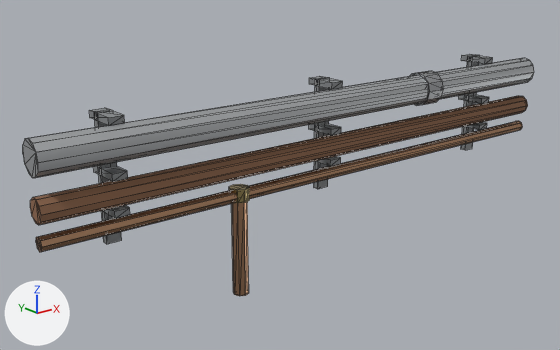
Before and after pictures for a commit that changed the FBX model unity/HorrorGame/Assets/Models/Dressing/Dress_PipeRun_Wall.fbx.
Camera for both pictures: a 50 mm lens placed at (-2.07, -2.36, 2.88), pointed at (-0.15, 0.03, 1.92). Every picture has the same lights, and +X, +Y and +Z are marked at lower left. The first picture is the older version. Mesh edges are drawn as thin lines.

Names of what the first picture shows: 'Dress_PipeRun_Wall'.
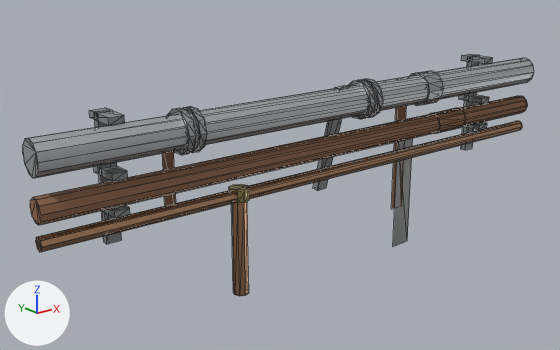
Where the change shows, as pixel boxes (x1, y1, x2, y2) in the pictures (560 x 350 px):
part 1 of me_cylinder, added
    after: (167, 108, 196, 155)
part 2 of me_cylinder, added
    after: (182, 106, 207, 153)
part 3 of me_cylinder, added
    after: (347, 80, 376, 119)
part 4 of me_cylinder, added
    after: (361, 79, 383, 118)
part 5 of me_cylinder, added (brown)
    after: (430, 108, 466, 134)
part 6 of me_cylinder, deleted
    before: (309, 76, 343, 89)
part 7 of me_cylinder, deleted
    before: (309, 124, 341, 136)
part 8 of me_cylinder, deleted
    before: (314, 77, 329, 189)
part 9 of me_cylinder, deleted
    before: (317, 156, 341, 166)
part 10 of me_cylinder, added
    after: (313, 85, 349, 191)
part 11 of me_cylinder, added
    after: (391, 106, 413, 247)
part 12 of me_cylinder, added
    after: (162, 151, 176, 206)

The change, as a diff of the scene's bpy script:
```diff
--- a/unity/HorrorGame/Assets/Models/Dressing/Dress_PipeRun_Wall.fbx.py
+++ b/unity/HorrorGame/Assets/Models/Dressing/Dress_PipeRun_Wall.fbx.py
@@ mat_dress_wetstain @@
+mat_dress_wetstain = principled_material('Dress_WetStain')
+mat_dress_wetstain.base_color = (0.102, 0.112, 0.108)  # dark grey #5a5e5c
+mat_dress_wetstain.roughness = 0.35
@@ me_cylinder @@
 # used by ob_dress_piperun_wall; location = (0.0, 0.0, 0.0)
 # verts and faces of me_cylinder; kept vertices keep their numbers, new ones are numbered from 212
-me_cylinder.from_pydata(...)  # 212 vertices, 352 faces; spans x -1.25..1.25, y -0.21..0.0, z 1.55..2.32
+me_cylinder.from_pydata(...)  # 300 vertices, 502 faces; spans x -1.25..1.25, y -0.21..0.0, z 1.45..2.32
+# me_cylinder part 1: a new loose piece, a 10-sided cylinder along x spanning x -0.735..-0.709, y -0.213..-0.053, z 2.154..2.306, in mat_dress_steelbare (grey #b3b5b8)
+# me_cylinder part 2: a new loose piece, a 10-sided cylinder along x spanning x -0.691..-0.665, y -0.213..-0.053, z 2.154..2.306, in mat_dress_steelbare (grey #b3b5b8)
+# me_cylinder part 3: a new loose piece, a 10-sided cylinder along x spanning x 0.115..0.141, y -0.213..-0.053, z 2.154..2.306, in mat_dress_steelbare (grey #b3b5b8)
+# me_cylinder part 4: a new loose piece, a 10-sided cylinder along x spanning x 0.159..0.185, y -0.213..-0.053, z 2.154..2.306, in mat_dress_steelbare (grey #b3b5b8)
+# me_cylinder part 5: a new loose piece, a 10-sided cylinder along x spanning x 0.59..0.77, y -0.18..-0.086, z 2.015..2.105, in mat_dress_rustheavy (brown #8c664c)
+# me_cylinder part 6: the loose piece of 8 vertices spanning x -0.03..0.03, y -0.14..0.0, z 2.29..2.32 is deleted
+# me_cylinder part 7: the loose piece of 8 vertices spanning x -0.03..0.03, y -0.14..0.0, z 2.1..2.13 is deleted
+# me_cylinder part 8: the loose piece of 8 vertices spanning x -0.03..0.03, y -0.06..-0.04, z 1.86..2.32 is deleted
+# me_cylinder part 9: the loose piece of 8 vertices spanning x -0.03..0.03, y -0.14..0.0, z 1.98..2.0 is deleted
+# me_cylinder part 10
+# 8 vertices are added at x -0.01..0.05, y -0.15..-0.01, z 1.84..2.3
+# 12 new faces join them, mat_dress_steelpainted (grey #86898c)
+# me_cylinder part 11
+verts[220] = (0.48, -0.01, 1.64)  # pixel (391, 209)
+verts[221] = (0.56, -0.01, 1.64)  # pixel (401, 205)
+verts[222] = (0.48, -0.01, 2.2)
+verts[223] = (0.56, -0.01, 2.2)
+verts[228] = (0.51, -0.01, 1.45)  # pixel (392, 246)
+verts[229] = (0.61, 0.0, 1.45)  # pixel (407, 240)
+verts[230] = (0.51, -0.01, 2.0)
+verts[231] = (0.61, 0.0, 2.0)
+faces += [(220, 221, 222), (221, 223, 222)]  # mat_dress_rustheavy (brown #8c664c)
+faces += [(228, 229, 230), (229, 231, 230)]  # mat_dress_wetstain (dark grey #5a5e5c)
+# me_cylinder part 12
+verts[224] = (-0.72, -0.01, 1.87)  # pixel (165, 219)
+verts[225] = (-0.68, -0.01, 1.87)  # pixel (176, 217)
+verts[226] = (-0.72, -0.01, 2.19)
+verts[227] = (-0.68, -0.01, 2.19)
+faces += [(224, 225, 226), (225, 227, 226)]  # mat_dress_rustheavy (brown #8c664c)
 me_cylinder.materials.append(mat_dress_galvanised)
@@ me_cylinder @@
 me_cylinder.materials.append(mat_dress_brassfitting)
+me_cylinder.materials.append(mat_dress_wetstain)  # dark grey #5a5e5c
```
